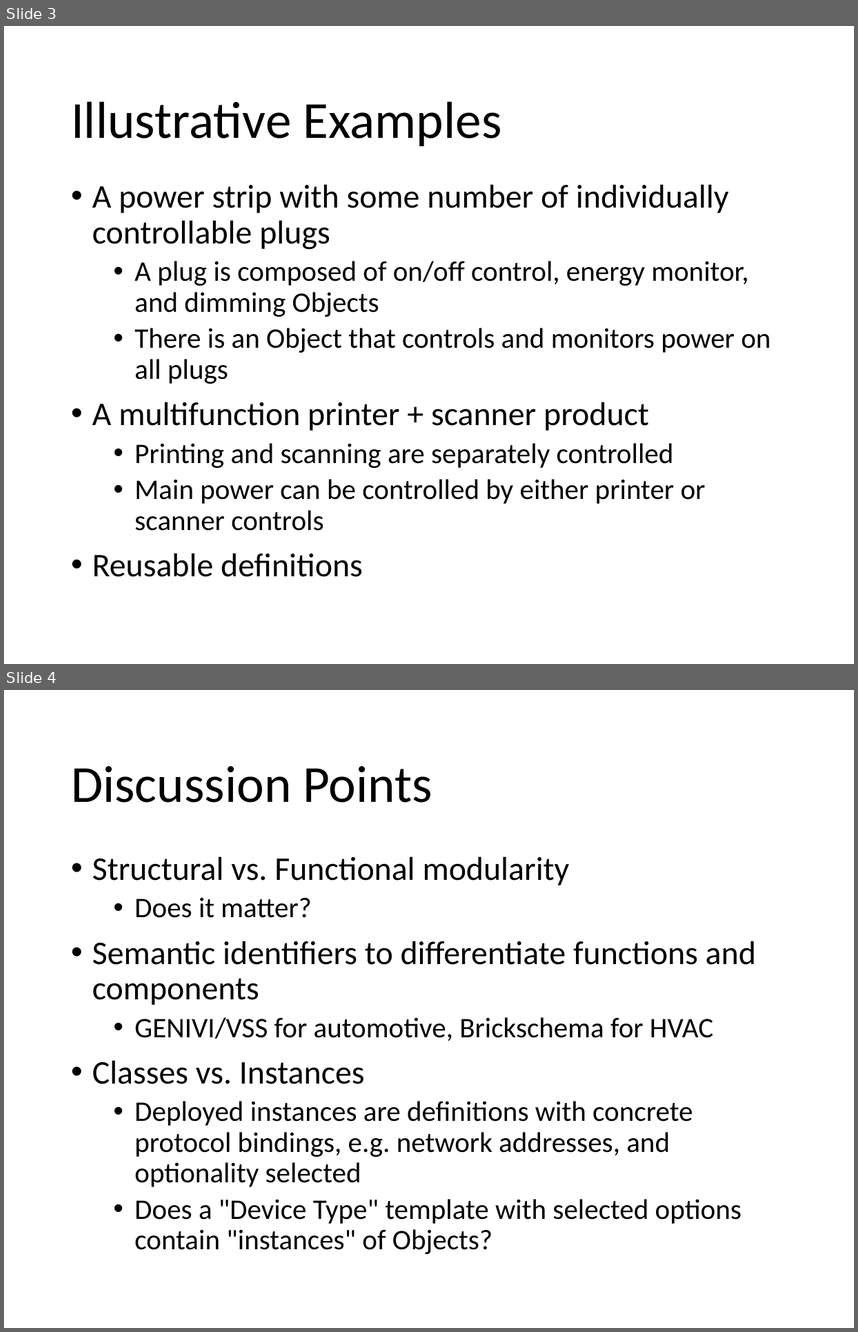
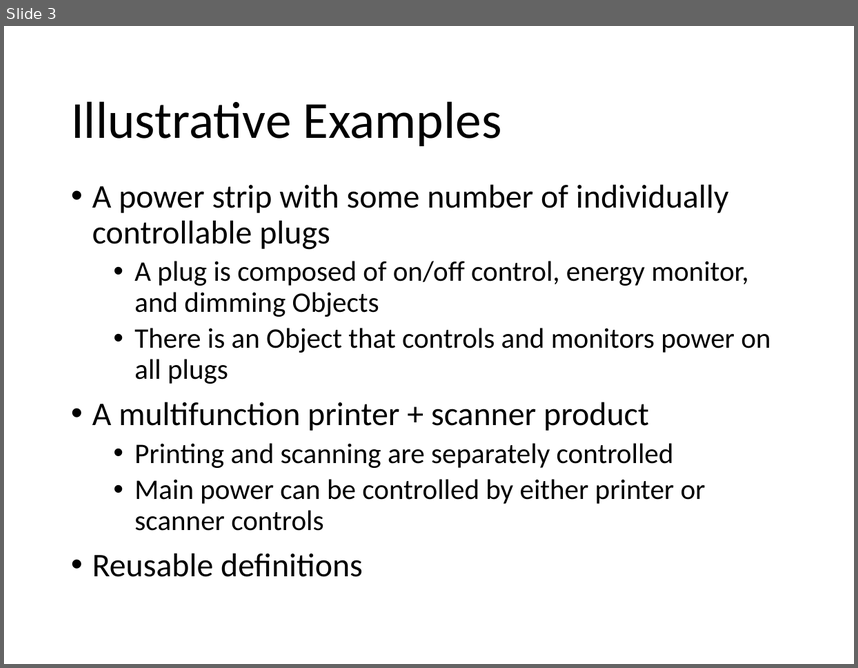
Before and after one commit to mjkoster/ODM-Examples, a slide deck: sdf-extensions.pptx. Shown one above the other, each under a label of ours: slides 3 and 4 before the commit, slide 3 after it. The pictures are 858x1332 and 858x668 pixels, drawn with LibreOffice and Linux fonts; fonts in the diff are those of the drawing. Boxes give left, top, right and bottom in pixels: in the first picture for what was removed or moved away, otherwise in the second. Text is boxed around its words. In the diff, an @@ line names an element or a change of style, - is before the commit and + after.

Commit message:
added an OCF example
added an OCF example to illustrate the use of the odmView class to model OCF Interface Types

```diff
--- a/sdf-extensions.pptx
+++ b/sdf-extensions.pptx
@@ slide 4 removed at (x1=4, y1=690, x2=854, y2=1328), background #FFFFFF @@
@@ title removed at (x1=71, y1=766, x2=433, y2=802) @@
-Discussion Points
@@ text removed at (x1=92, y1=856, x2=756, y2=1254) @@
-• Structural vs. Functional modularity
-  • Does it matter?
-• Semantic identifiers to differentiate functions and components
-  • GENIVI/VSS for automotive, Brickschema for HVAC
-• Classes vs. Instances
-  • Deployed instances are definitions with concrete protocol bindings, e.g. network addresses, and optionality selected
-  • Does a "Device Type" template with selected options contain "instances" of Objects?
```
Also in this commit, not shown: 5 slides changed, 4 slides added, 1 other slide removed, 2 other files.
